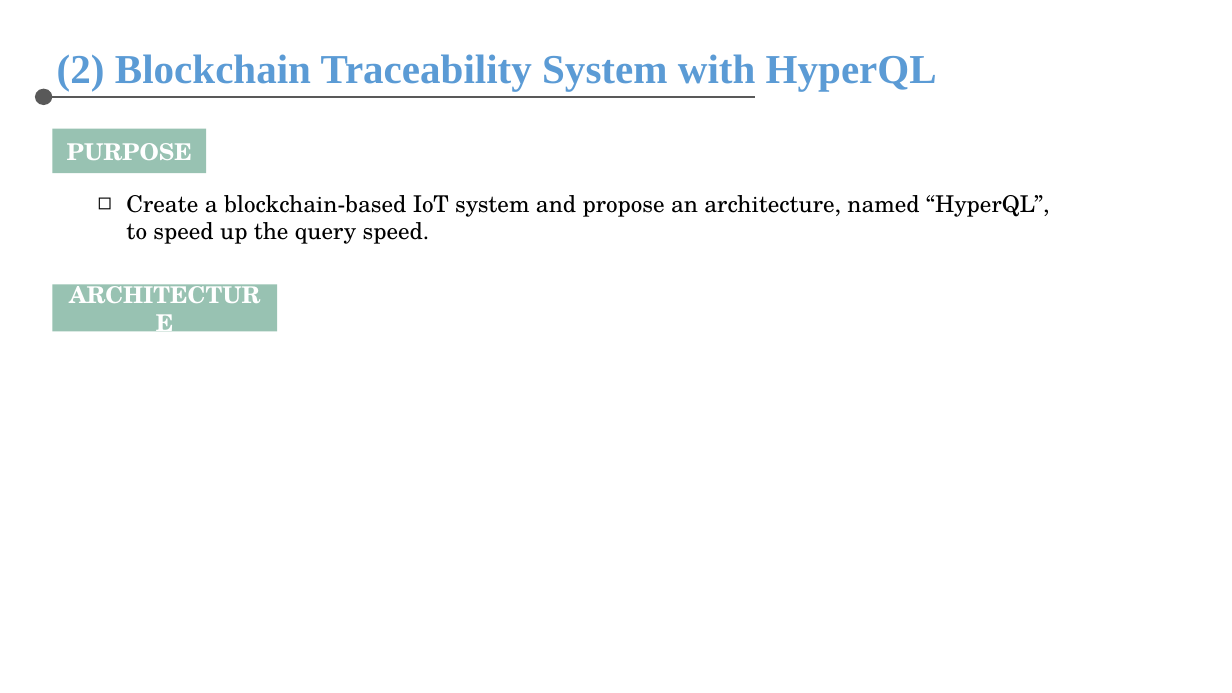
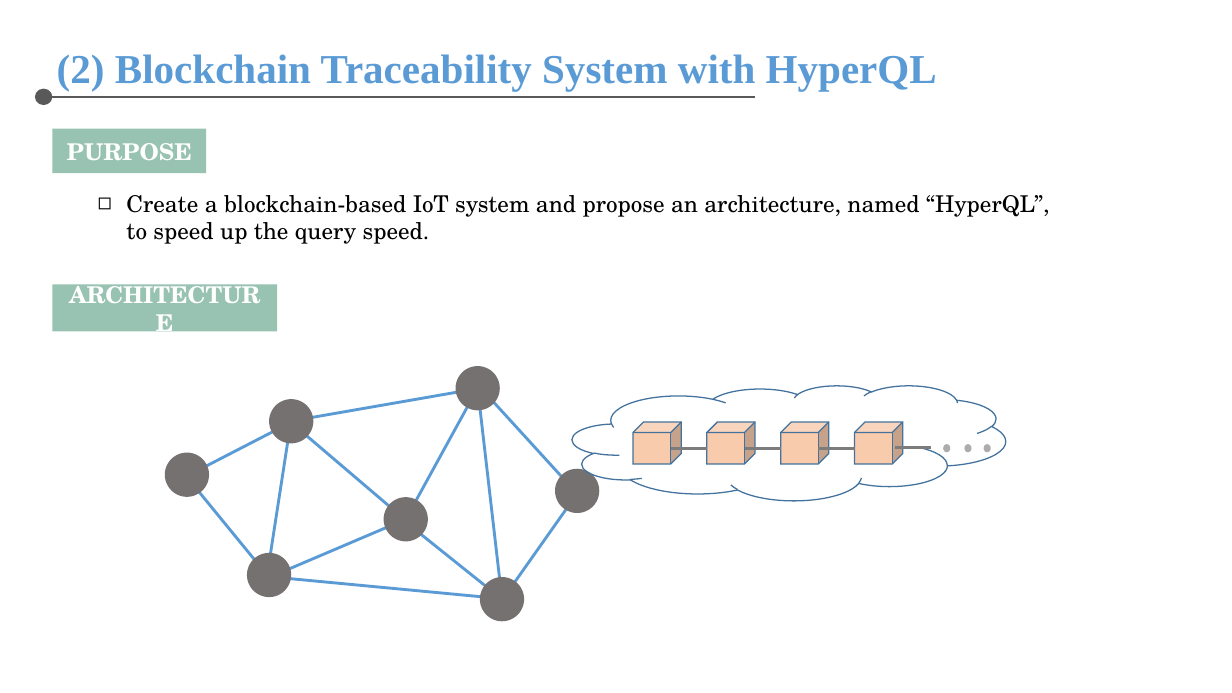
Before and after one commit to chris-nthu/nodejs-pwa, a slide deck: slide 11 of File/AMAT 履歷/Interview.pptx. Drawn at 1232x693 pixels with LibreOffice and Linux fonts; fonts in the diff are those of the drawing. Boxes give left, top, right and bottom in pixels: in the first picture for what was removed or moved away, otherwise in the second. Text is boxed around its words. In the diff, an @@ line names an element or a change of style, - is before the commit and + after.

```diff
--- a/File/AMAT 履歷/Interview.pptx
+++ b/File/AMAT 履歷/Interview.pptx
@@ line added from (290, 421) to (480, 388), #5B9BD5 2.25 pt @@
@@ line added from (478, 388) to (406, 519), #5B9BD5 2.25 pt @@
@@ ellipse added at (x1=456, y1=366, x2=500, y2=410), fill #767171 @@
@@ line added from (478, 388) to (502, 599), #5B9BD5 2.25 pt @@
@@ line added from (578, 494) to (480, 387), #5B9BD5 2.25 pt @@
@@ cloud added at (x1=572, y1=385, x2=1006, y2=500), outline #43739E 1 pt @@
@@ ellipse added at (x1=269, y1=399, x2=313, y2=444), fill #767171 @@
@@ line added from (291, 422) to (185, 477), #5B9BD5 2.25 pt @@
@@ line added from (267, 577) to (291, 420), #5B9BD5 2.25 pt @@
@@ line added from (289, 421) to (406, 520), #5B9BD5 2.25 pt @@
@@ cube added at (x1=633, y1=422, x2=681, y2=464), fill #F8CBAD, outline #43739E 1 pt @@
@@ line added from (671, 448) to (707, 448), #7C7C7C 2.25 pt @@
@@ cube added at (x1=707, y1=422, x2=755, y2=464), fill #F8CBAD, outline #43739E 1 pt @@
@@ line added from (745, 448) to (781, 448), #7C7C7C 2.25 pt @@
@@ cube added at (x1=781, y1=422, x2=829, y2=464), fill #F8CBAD, outline #43739E 1 pt @@
@@ line added from (819, 448) to (855, 448), #7C7C7C 2.25 pt @@
@@ cube added at (x1=855, y1=422, x2=903, y2=464), fill #F8CBAD, outline #43739E 1 pt @@
@@ line added from (896, 447) to (932, 447), #7C7C7C 2.25 pt @@
@@ ellipse added at (x1=944, y1=445, x2=951, y2=453), fill #AFABAB @@
@@ ellipse added at (x1=965, y1=445, x2=972, y2=453), fill #AFABAB @@
@@ ellipse added at (x1=984, y1=445, x2=992, y2=453), fill #AFABAB @@
@@ ellipse added at (x1=165, y1=453, x2=209, y2=497), fill #767171 @@
@@ line added from (185, 475) to (270, 579), #5B9BD5 2.25 pt @@
@@ ellipse added at (x1=555, y1=469, x2=600, y2=513), fill #767171 @@
@@ ellipse added at (x1=384, y1=497, x2=428, y2=542), fill #767171 @@
@@ line added from (500, 604) to (578, 494), #5B9BD5 2.25 pt @@
@@ line added from (270, 577) to (406, 519), #5B9BD5 2.25 pt @@
@@ line added from (406, 522) to (502, 599), #5B9BD5 2.25 pt @@
@@ ellipse added at (x1=247, y1=553, x2=291, y2=597), fill #767171 @@
@@ line added from (270, 577) to (505, 599), #5B9BD5 2.25 pt @@
@@ ellipse added at (x1=480, y1=577, x2=524, y2=621), fill #767171 @@
```
Also in this commit, not shown: 1 other slide changed.
